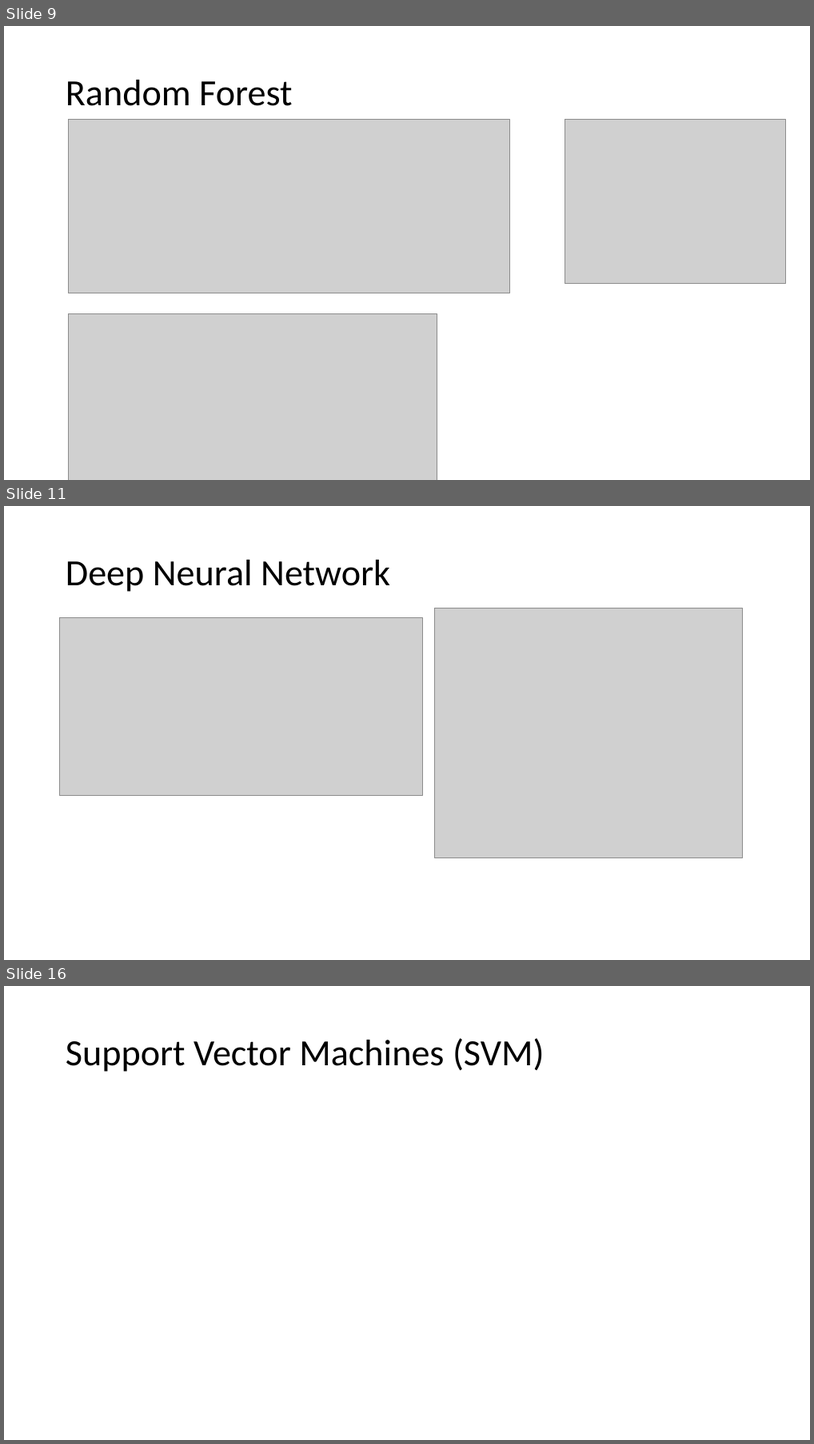
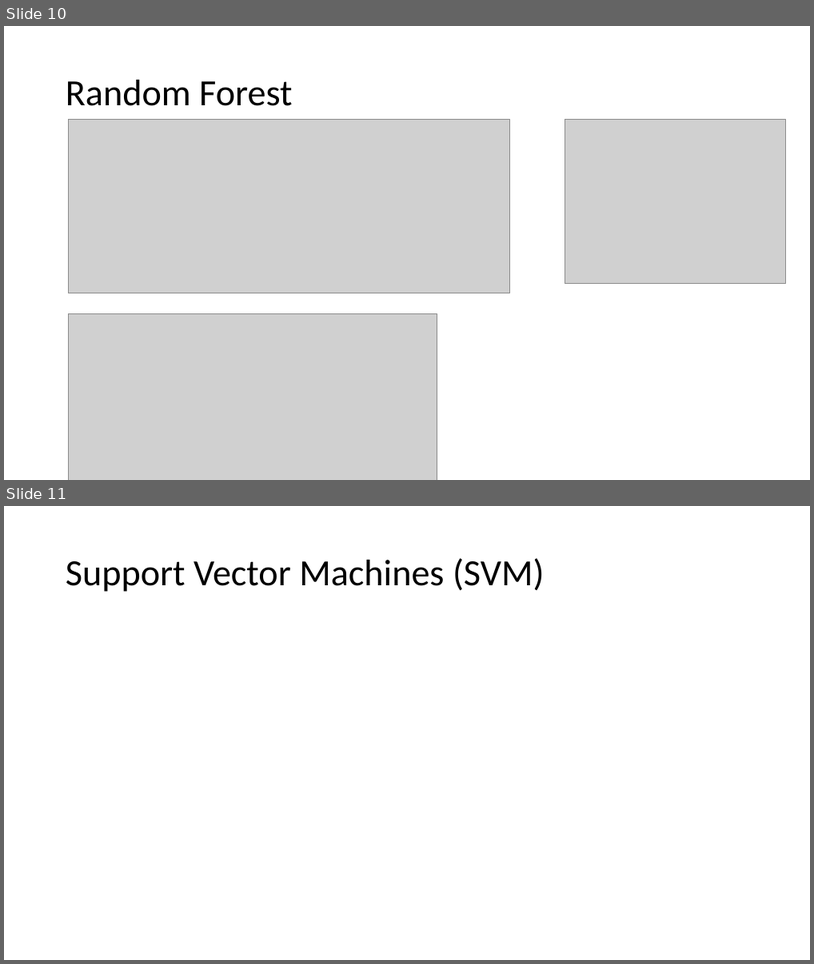
Before and after one commit to allidoiswen/GhostMode, a slide deck: Credit_Card_Fraud_Presentation.pptx. Shown one above the other, each under a label of ours: slides 9, 11 and 16 before the commit, slides 10 and 11 after it; the slides between them are not shown. The pictures are 814x1444 and 814x964 pixels, drawn with LibreOffice and Linux fonts; fonts in the diff are those of the drawing; grey boxes stand for pictures; background and template pictures are left out. Boxes give left, top, right and bottom in pixels: in the first picture for what was removed or moved away, otherwise in the second. Text is boxed around its words. In the diff, an @@ line names an element or a change of style, - is before the commit and + after.

```diff
--- a/Credit_Card_Fraud_Presentation.pptx
+++ b/Credit_Card_Fraud_Presentation.pptx
@@ slide 11 removed at [4, 506, 810, 960], background picture (left out) @@
@@ title removed at [66, 560, 390, 592] @@
-Deep Neural Network
@@ picture removed at [60, 618, 423, 795] @@
@@ picture removed at [435, 608, 743, 857] @@
@@ what was slide 9 is now slide 10 @@
@@ what was slide 16 is now slide 11 @@
```
Also in this commit, not shown: 5 slides changed, 6 slides added, 9 other slides removed.
